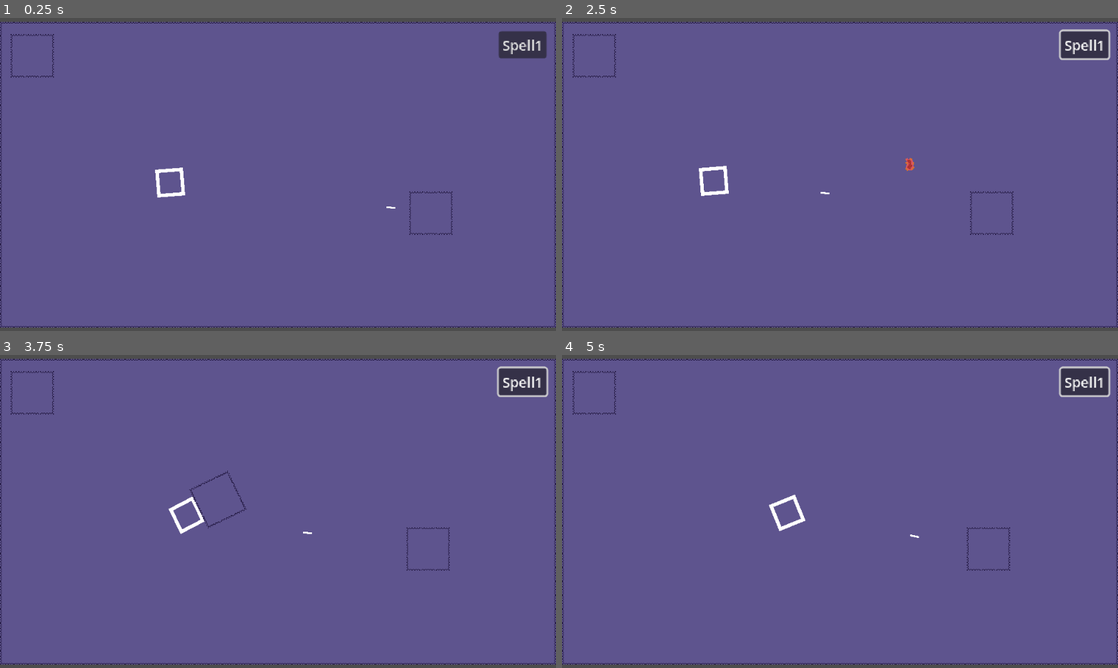
Above: before the commit, frames 1-4 (two rows, left to right).
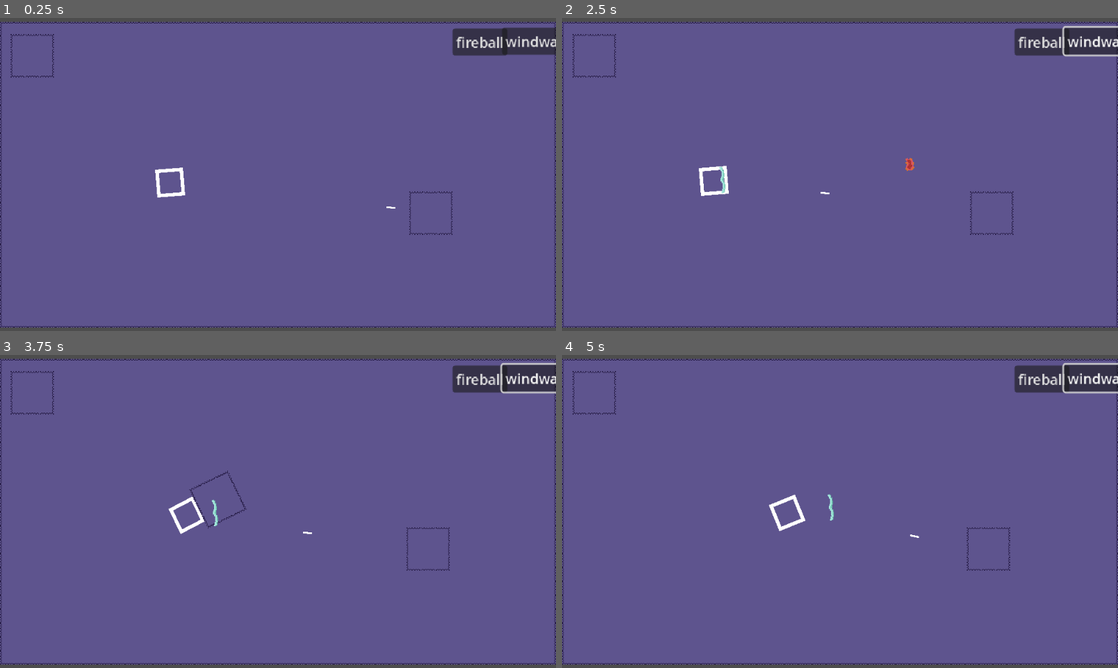
Above: after the commit, the same moments.

Repository: Enoxboo/Project-R
Game: Godot game, scene res://Levels/main_map.tscn
The game is run twice, just before and just after one commit, with the same random seed, the same clock (stepped at 60 frames per second) and the same inputs.
Inputs (mouse positions are in pixels of both pictures, inside the frame that each line leads up to):
- Up to frame 1 (0.25 s): no input
- Up to frame 2 (2.5 s): click "Spell1" (after the commit: "fireball") at 0.5 s; click (1095, 39) at 1.25 s, where only the run after the commit has a clickable "windwall"; move the mouse to (962, 158) at 2.02 s; hold D (move_right) from 2.03 s (still down); hold Right mouse button (spell_1) from 2.03 s (still down); tap E (spell_2) at 2.3 s
- Up to frame 3 (3.75 s): move the mouse to (166, 527) at 2.77 s; release D (move_right) at 2.78 s; release Right mouse button (spell_1) at 2.78 s; hold S (move_down) 2.78-3.53 s; tap E (spell_2) at 2.85 s; right-click (166, 527) at 3.05 s; move the mouse to (333, 442) at 3.52 s; press the mouse at (333, 442) at 3.53 s; hold D (move_right) from 3.53 s (still down)
- Up to frame 4 (5 s): tap E (spell_2) at 3.8 s; move the mouse to (812, 574) at 4.27 s; release D (move_right) at 4.28 s; release the mouse at (812, 574) at 4.28 s; hold W (move_up) from 4.28 s (still down); tap Space (dash) at 4.35 s; right-click (812, 574) at 4.55 s

The runs differ from the first frame. In frame 1, 1.3% of the frame differs, in the area x 81-100%, y 3-13%; in frame 2, 1.6%; in frame 3, 1.6%; in frame 4, 1.6%, in the area x 47-100%, y 2-53%.

Commit message:
feat(spells): add second spell slot

Diff:
--- a/Levels/main_map.tscn
+++ b/Levels/main_map.tscn
@@ -50,11 +50,12 @@
 data = ExtResource("6_eujtv")
 
 [node name="SpellSelectorButton" parent="." instance=ExtResource("7_t7hqy")]
-offset_left = 254.0
-offset_top = -165.0
-offset_right = 254.0
-offset_bottom = -165.0
-spell_name = "fireball"
+offset_left = 201.0
+offset_top = -168.0
+offset_right = 201.0
+offset_bottom = -168.0
+spell_1_name = "fireball"
+spell_2_name = "windwall"
 
 [node name="Archer" parent="." instance=ExtResource("6_t7hqy")]
 position = Vector2(178, 44)
--- a/Player/Movesets/main_moveset.gd
+++ b/Player/Movesets/main_moveset.gd
@@ -20,3 +20,11 @@
 	player.spell_1_cooldown.start()
 	player.can_spell_1 = false
 	player.spell1_instance.cast(player)
+
+func spell_2(player: Player) -> void:
+	if not player.spell2_instance or not player.can_spell_2:
+		return
+
+	player.spell_2_cooldown.start()
+	player.can_spell_2 = false
+	player.spell2_instance.cast(player)
--- a/Player/player.gd
+++ b/Player/player.gd
@@ -11,6 +11,7 @@
 @onready var knockback_timer: Timer = $Timers/KnockbackTimer
 @onready var stun_timer: Timer = $Timers/StunTimer
 @onready var spell_1_cooldown: Timer = $Timers/Spell1Cooldown
+@onready var spell_2_cooldown: Timer = $Timers/Spell2Cooldown
 @onready var switch_timer: Timer = $Timers/SwitchTimer
 @onready var dash_cooldown: Timer = $Timers/DashCooldown
 
@@ -25,6 +26,7 @@
 var can_switch = true
 var companion_data: Resource = null
 var spell1_instance
+var spell2_instance
 var current_mana: float
 
 
@@ -62,6 +64,10 @@
 	can_spell_1 = true
 
 
+func _on_spell_2_cooldown_timeout() -> void:
+	can_spell_2 = true
+
+
 func _on_switch_timer_timeout() -> void:
 	can_switch = true
 
--- a/Player/player.tscn
+++ b/Player/player.tscn
@@ -83,6 +83,9 @@
 [node name="Spell1Cooldown" type="Timer" parent="Timers"]
 one_shot = true
 
+[node name="Spell2Cooldown" type="Timer" parent="Timers"]
+one_shot = true
+
 [node name="SwitchTimer" type="Timer" parent="Timers"]
 wait_time = 2.0
 one_shot = true
@@ -91,5 +94,6 @@
 
 [connection signal="area_entered" from="Hitbox" to="." method="_on_hitbox_area_entered"]
 [connection signal="timeout" from="Timers/Spell1Cooldown" to="." method="_on_spell_1_cooldown_timeout"]
+[connection signal="timeout" from="Timers/Spell2Cooldown" to="." method="_on_spell_2_cooldown_timeout"]
 [connection signal="timeout" from="Timers/SwitchTimer" to="." method="_on_switch_timer_timeout"]
 [connection signal="timeout" from="Timers/DashCooldown" to="." method="_on_dash_cooldown_timeout"]
--- a/UI/SpellSelectorButton.tscn
+++ b/UI/SpellSelectorButton.tscn
@@ -17,4 +17,13 @@
 offset_bottom = 8.0
 text = "Spell1"
 
+[node name="ButtonSpell2" type="Button" parent="."]
+layout_mode = 0
+offset_left = 57.0
+offset_top = -1.0
+offset_right = 112.0
+offset_bottom = 30.0
+text = "Spell2"
+
 [connection signal="button_down" from="ButtonSpell1" to="." method="_on_button_spell_1_button_down"]
+[connection signal="button_down" from="ButtonSpell2" to="." method="_on_button_spell_2_button_down"]
--- a/UI/spell_selector_button.gd
+++ b/UI/spell_selector_button.gd
@@ -1,8 +1,11 @@
 extends Control
 
 var player: Player
+@onready var button_spell_1: Button = $ButtonSpell1
+@onready var button_spell_2: Button = $ButtonSpell2
 
-@export_enum("fireball", "windwall") var spell_name: String
+@export_enum("fireball", "windwall") var spell_1_name: String
+@export_enum("fireball", "windwall") var spell_2_name: String
 
 const SPELLS = {
 	"fireball": preload("uid://bcceopqyc7p3h"),
@@ -12,8 +15,14 @@
 
 func _ready() -> void:
 	player = get_tree().get_first_node_in_group("Player")
+	button_spell_1.text = spell_1_name
+	button_spell_2.text = spell_2_name
+
+func _on_button_spell_1_button_down() -> void:
+	player.spell1_instance = SPELLS[spell_1_name].new()
+	player.spell_1_cooldown.wait_time = player.spell1_instance.cooldown
 
 
-func _on_button_spell_1_button_down() -> void:
-	player.spell1_instance = SPELLS[spell_name].new()
-	player.spell_1_cooldown.wait_time = player.spell1_instance.cooldown
+func _on_button_spell_2_button_down() -> void:
+	player.spell2_instance = SPELLS[spell_2_name].new()
+	player.spell_2_cooldown.wait_time = player.spell2_instance.cooldown
